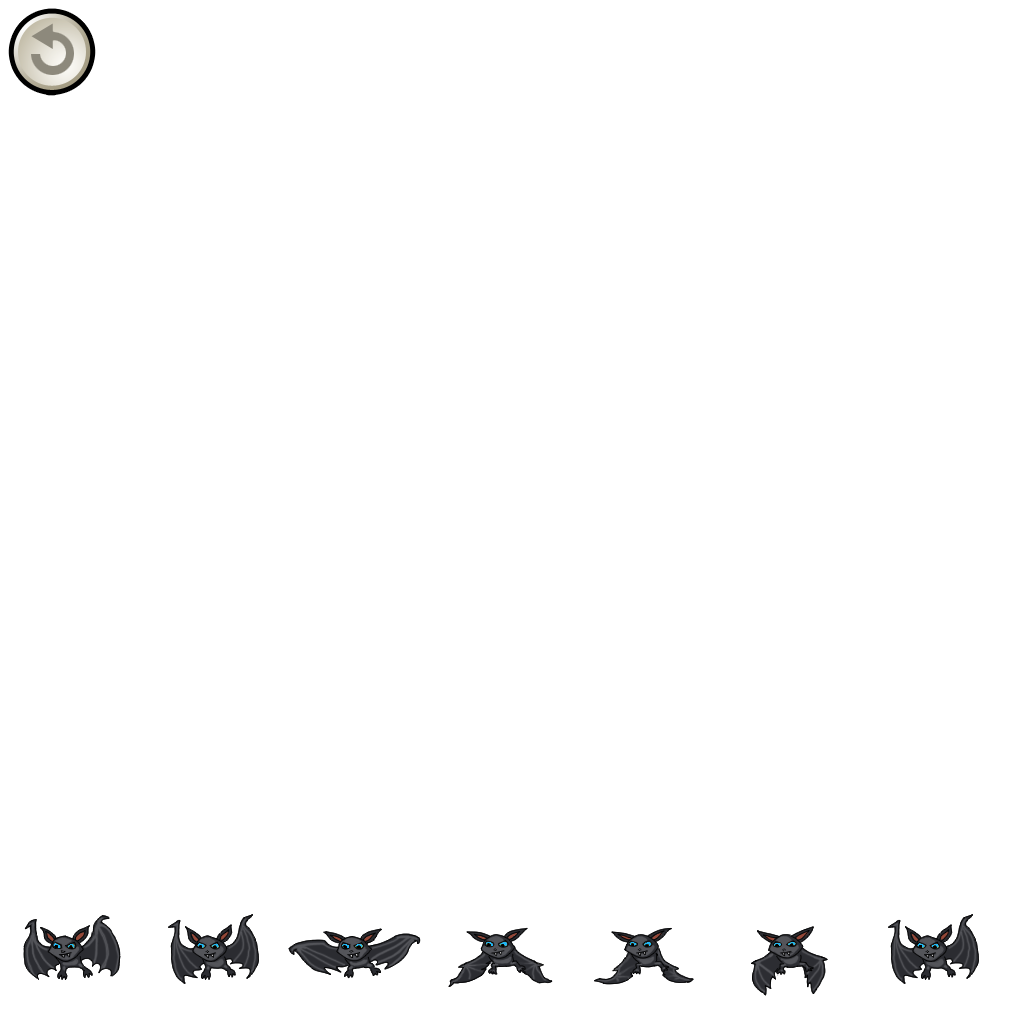
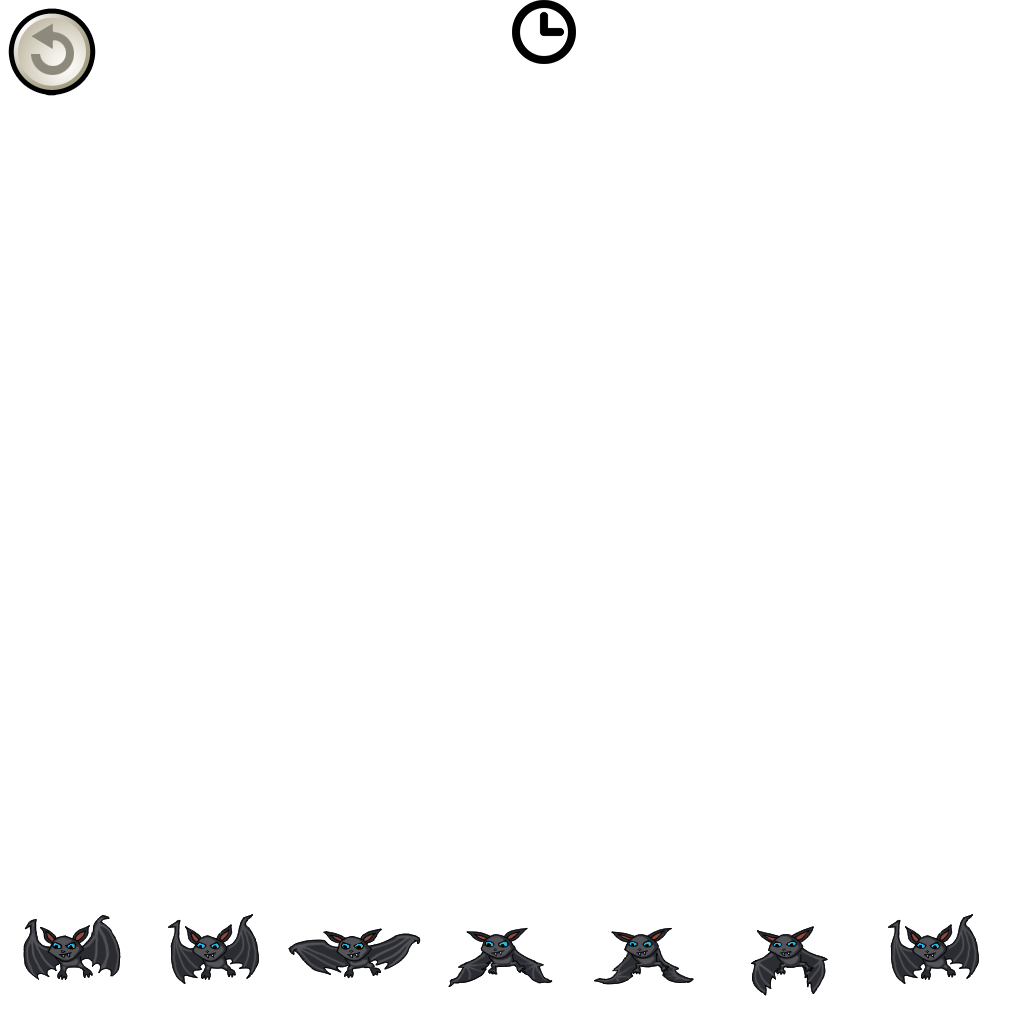
Layer changes from the first 1024×1024 image to the second:
added layer "clock icon" above "Loading Animation" over [512, 0, 576, 64]
